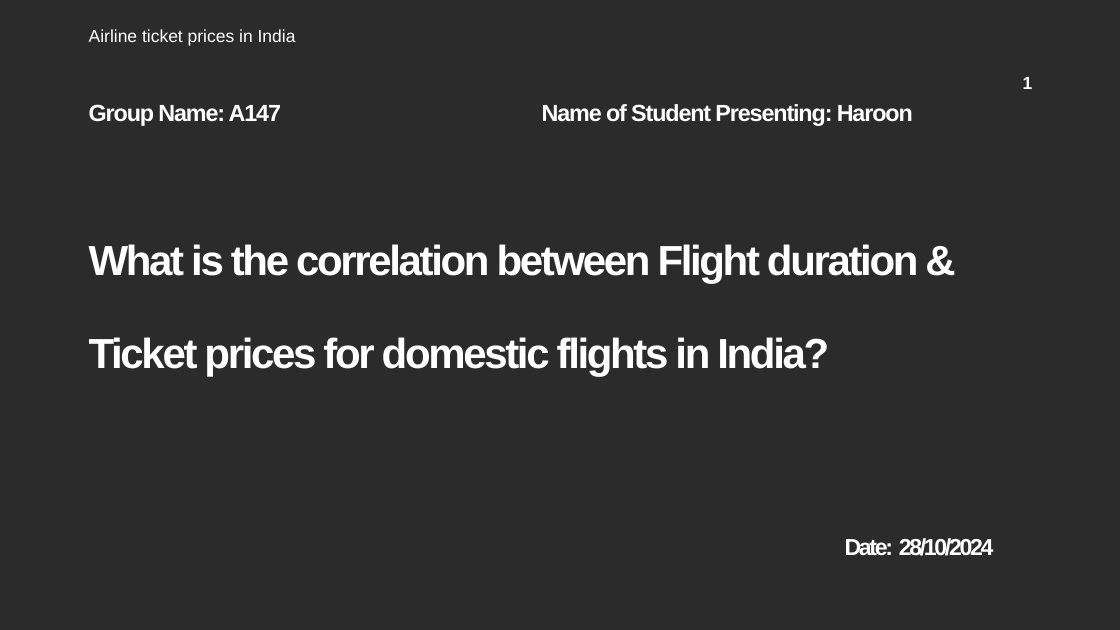
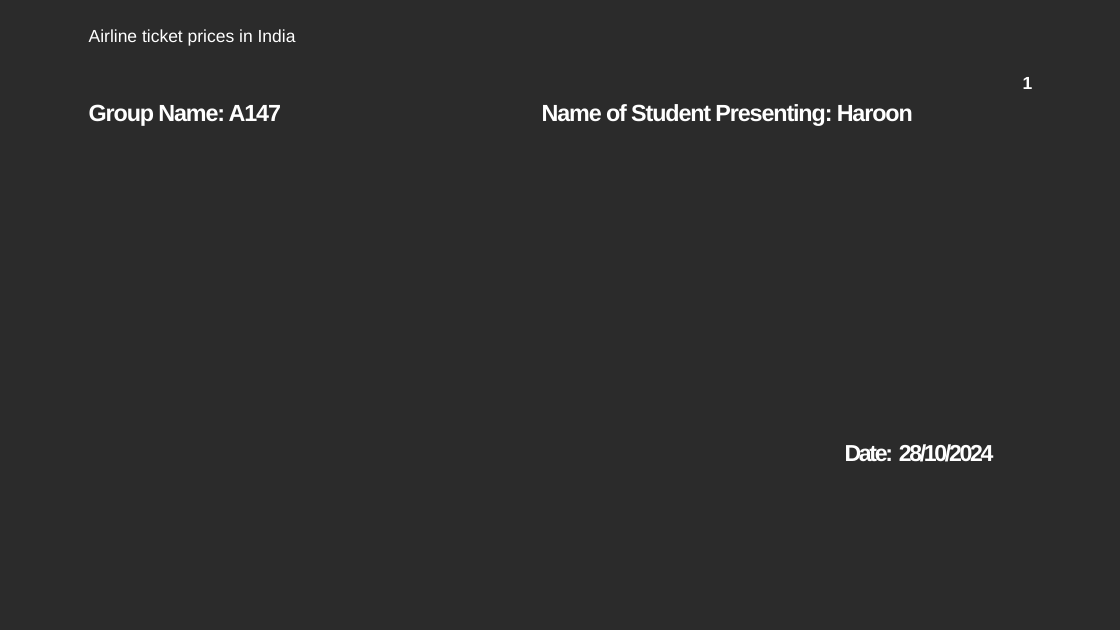
Before and after one commit to ma24afs/Group---A147, a slide deck: slide 1 of Ds115 Team Research.pptx. Drawn at 1120x630 pixels with LibreOffice and Linux fonts; fonts in the diff are those of the drawing; background and template pictures are left out; a plain dark background stands for a picture behind light text. Boxes give left, top, right and bottom in pixels: in the first picture for what was removed or moved away, otherwise in the second. Text is boxed around its words. In the diff, an @@ line names an element or a change of style, - is before the commit and + after.

```diff
--- a/Ds115 Team Research.pptx
+++ b/Ds115 Team Research.pptx
@@ title at (845,444,994,462): text changed; size 36 to 19.8 pt @@
-What is the correlation between Flight duration & Ticket prices for domestic flights in India?
-Date: 28/10/2024
+Date: 28/10/2024
```
Also in this commit, not shown: 2 other slides changed.
